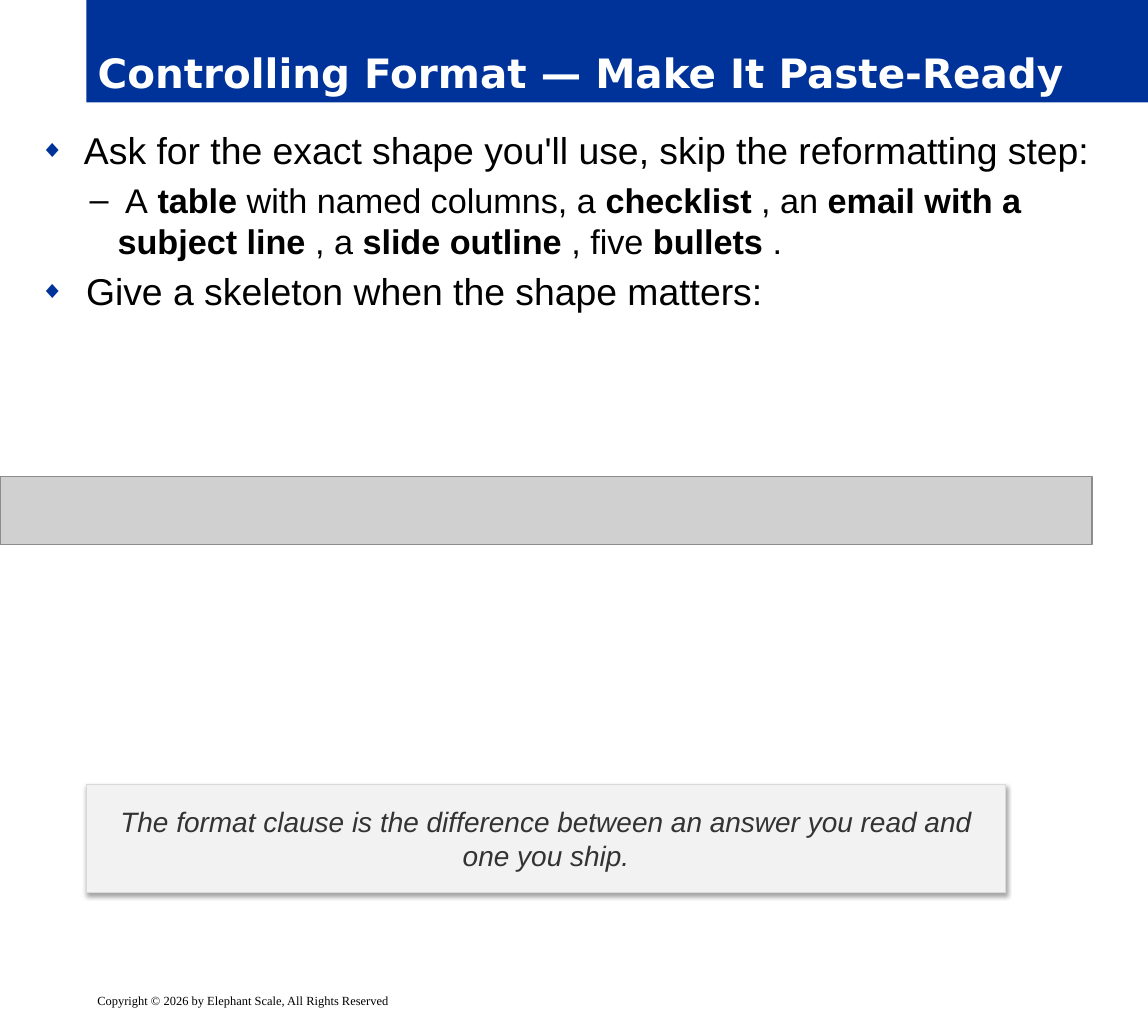
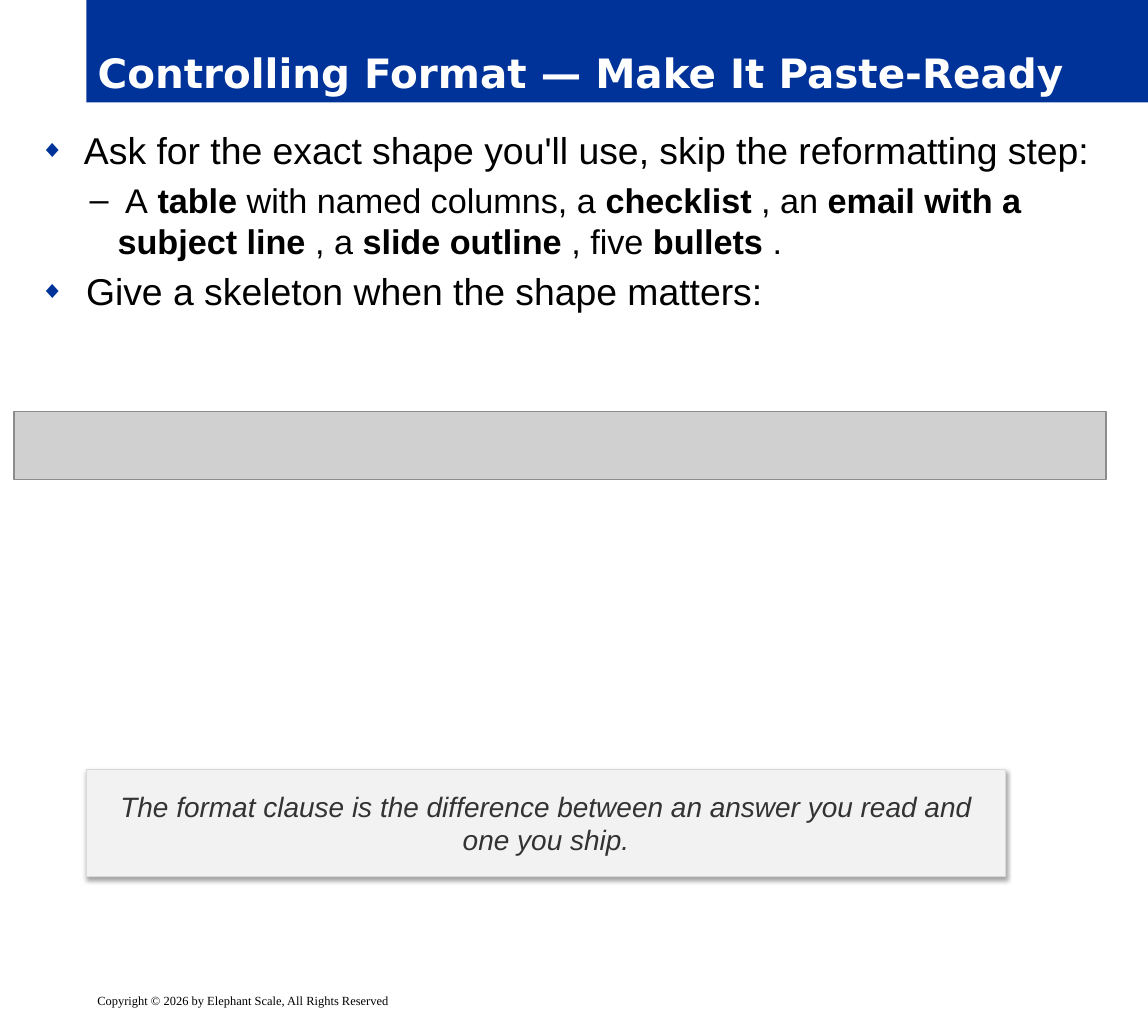
Before and after one commit to elephantscale/Prompt_Engineering_for_Business_Professionals, a slide deck: slide 9 of slides/release/02-anatomy-of-a-prompt.pptx. Drawn at 1148x1016 pixels with LibreOffice and Linux fonts; fonts in the diff are those of the drawing; grey boxes stand for pictures; background and template pictures are left out. Boxes give left, top, right and bottom in pixels: in the first picture for what was removed or moved away, otherwise in the second. Text is boxed around its words. In the diff, an @@ line names an element or a change of style, - is before the commit and + after.

```diff
--- a/slides/release/02-anatomy-of-a-prompt.pptx
+++ b/slides/release/02-anatomy-of-a-prompt.pptx
@@ picture: place and size @@
-picture at bbox=[0, 477, 1092, 545]
+picture at bbox=[13, 411, 1105, 479]
@@ rectangle "The format clause is the ...": place and size @@
-rectangle "The format clause is the ..." at bbox=[86, 785, 1006, 893]
+rectangle "The format clause is the ..." at bbox=[86, 769, 1006, 877]
```
Also in this commit, not shown: 8 other slides changed, 1 other file.
